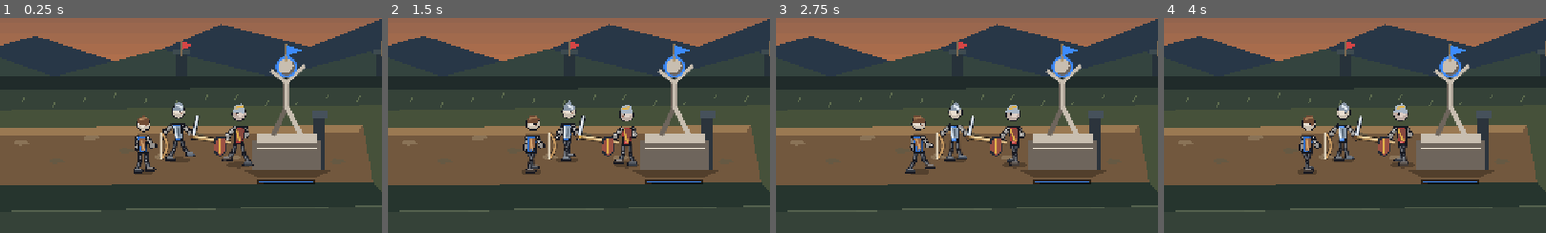
Above: before the commit, frames 1-4 (left to right).
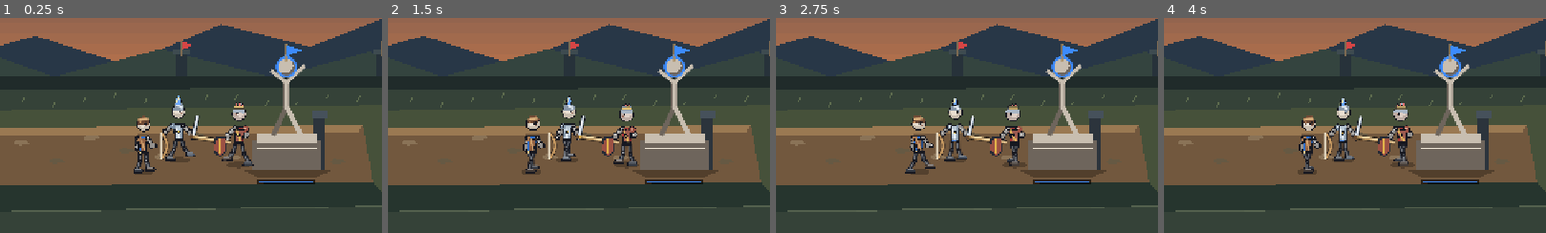
Above: after the commit, the same moments.

Repository: Abolfazlsoltan/Game2
Game: Godot game, scene res://scenes/main.tscn
The game is run twice, just before and just after one commit, with the same random seed, the same clock (stepped at 60 frames per second) and the same inputs.
Inputs (mouse positions are % of the whole screen's width and height, from its top left):
- Up to frame 1 (0.25 s): no input
- Up to frame 2 (1.5 s): tap Enter at 0.5 s; move the mouse to (72, 45) at 0.52 s; hold D 0.53-1.25 s; tap J at 0.6 s; click (72, 45) at 0.67 s; tap Space at 0.77 s; drag from (30, 55) to (45, 70) at 1.27 s
- Up to frame 3 (2.75 s): move the mouse to (60, 28) at 2.02 s; hold D from 2.03 s (still down); tap 2 at 2.1 s
- Up to frame 4 (4 s): release D at 2.75 s; drag from (45, 70) to (20, 35) at 2.77 s; move the mouse to (80, 65) at 3.52 s; hold A from 3.53 s (still down); tap 4 at 3.6 s; tap Space at 3.77 s
The pictures show only the part of the screen within x 44-94%, y 42-92%; the shares and areas given below are measured in that part.

The runs differ from the first frame. In frame 1, 0.5% of the frame differs, in the area x 35-66%, y 36-64%; in frame 2, 0.5%; in frame 3, 0.5%, in the area x 35-65%, y 36-63%; in frame 4, 0.5%.

Commit message:
Upgrade original character silhouettes with role-specific armor and headgear

Diff:
--- a/scripts/game.gd
+++ b/scripts/game.gd
@@ -1802,6 +1802,247 @@
 		"MINER":
 			draw_line(shoulder + Vector2(-4.0 * sc, 2.0 * sc), waist + Vector2(3.0 * sc, -1.0 * sc), Color("#b98a49"), 2.0 * sc, true)
 
+
+func _draw_role_armor(hip: Vector2, neck: Vector2, facing: float, sc: float, team: Color, kind: String, phase: float, moving: bool) -> void:
+	var shoulder := neck + Vector2(0.0, 5.0 * sc)
+	var waist := hip - Vector2(0.0, 1.0 * sc)
+	var mid := neck.lerp(hip, 0.49)
+	var ink := Color("#171820")
+	var accent := team.lightened(0.22)
+	var trim := Color("#e2b34a") if kind == "MINER" else accent
+
+	# Shoulder pieces and layered material highlights make each silhouette readable at battlefield scale.
+	if kind == "SWORD" or kind == "SPEAR":
+		for side_sign in [-1.0, 1.0]:
+			var pad := shoulder + Vector2(side_sign * 6.4 * sc, 1.6 * sc)
+			draw_circle(pad, 4.8 * sc, ink)
+			draw_circle(pad, 3.8 * sc, Color("#78899d") if kind == "SWORD" else Color("#9b5144"))
+			draw_circle(pad + Vector2(-0.8 * sc, -1.0 * sc), 1.5 * sc, Color("#dce6ef") if kind == "SWORD" else Color("#e9b7a0"))
+	elif kind == "ARCHER":
+		var mantle := PackedVector2Array([
+			shoulder + Vector2(-8.0 * sc, -1.0 * sc),
+			shoulder + Vector2(-1.0 * sc, -2.0 * sc),
+			shoulder + Vector2(-3.0 * sc, 5.0 * sc),
+			shoulder + Vector2(-9.0 * sc, 7.0 * sc)
+		])
+		draw_colored_polygon(mantle, ink)
+		draw_colored_polygon(PackedVector2Array([
+			mantle[0] + Vector2(1.0 * sc, 1.0 * sc),
+			mantle[1] + Vector2(-0.5 * sc, 1.0 * sc),
+			mantle[2] + Vector2(-0.5 * sc, -0.5 * sc),
+			mantle[3] + Vector2(1.0 * sc, -1.0 * sc)
+		]), Color("#a87952"))
+	elif kind == "GIANT":
+		for side_sign in [-1.0, 1.0]:
+			var pad := shoulder + Vector2(side_sign * 7.4 * sc, 1.7 * sc)
+			draw_colored_polygon(PackedVector2Array([
+				pad + Vector2(-5.2 * sc, -2.0 * sc),
+				pad + Vector2(2.0 * sc, -4.8 * sc),
+				pad + Vector2(6.0 * sc, 0.0),
+				pad + Vector2(3.5 * sc, 5.0 * sc),
+				pad + Vector2(-4.5 * sc, 4.2 * sc)
+			]), ink)
+			draw_colored_polygon(PackedVector2Array([
+				pad + Vector2(-3.6 * sc, -1.5 * sc),
+				pad + Vector2(1.6 * sc, -3.2 * sc),
+				pad + Vector2(4.4 * sc, 0.2 * sc),
+				pad + Vector2(2.5 * sc, 3.5 * sc),
+				pad + Vector2(-3.1 * sc, 3.0 * sc)
+			]), Color("#887d73"))
+			draw_line(pad + Vector2(-2.0 * sc, -1.0 * sc), pad + Vector2(2.6 * sc, 2.2 * sc), Color("#c9bfb2"), 1.25 * sc, true)
+
+	match kind:
+		"MINER":
+			var strap_a := shoulder + Vector2(-4.5 * facing * sc, 2.0 * sc)
+			var strap_b := waist + Vector2(3.6 * facing * sc, -1.0 * sc)
+			draw_line(strap_a, strap_b, ink, 4.4 * sc, true)
+			draw_line(strap_a, strap_b, Color("#bd8b43"), 2.2 * sc, true)
+			draw_line(waist + Vector2(-6.0 * sc, 0.0), waist + Vector2(6.0 * sc, 0.0), ink, 4.0 * sc, true)
+			draw_line(waist + Vector2(-5.5 * sc, -0.4 * sc), waist + Vector2(5.5 * sc, -0.4 * sc), Color("#d8b05a"), 1.4 * sc, true)
+			draw_rect(Rect2(waist + Vector2(-1.8 * sc, -2.1 * sc), Vector2(3.6 * sc, 3.4 * sc)), Color("#e7cb7a"))
+			var pouch := shoulder + Vector2(-6.7 * facing * sc, 11.0 * sc)
+			draw_rect(Rect2(pouch, Vector2(4.5 * sc, 5.2 * sc)), ink)
+			draw_rect(Rect2(pouch + Vector2(0.6 * sc, 0.6 * sc), Vector2(3.2 * sc, 3.5 * sc)), Color("#85603a"))
+		"SWORD":
+			var plate := PackedVector2Array([
+				mid + Vector2(-4.8 * sc, -7.8 * sc),
+				mid + Vector2(4.8 * sc, -7.8 * sc),
+				waist + Vector2(4.0 * sc, -0.6 * sc),
+				waist + Vector2(-4.0 * sc, -0.6 * sc)
+			])
+			draw_colored_polygon(PackedVector2Array([
+				plate[0] + Vector2(-1.0 * sc, 0.0),
+				plate[1] + Vector2(1.0 * sc, 0.0),
+				plate[2] + Vector2(1.0 * sc, 1.2 * sc),
+				plate[3] + Vector2(-1.0 * sc, 1.2 * sc)
+			]), ink)
+			draw_colored_polygon(plate, Color("#899bad"))
+			draw_colored_polygon(PackedVector2Array([
+				plate[0] + Vector2(1.3 * sc, 1.1 * sc),
+				plate[1] + Vector2(-1.3 * sc, 1.1 * sc),
+				plate[2] + Vector2(-1.0 * sc, -1.1 * sc),
+				plate[3] + Vector2(1.0 * sc, -1.1 * sc)
+			]), Color("#b9c7d4"))
+			draw_line(mid + Vector2(-3.0 * sc, -2.0 * sc), waist + Vector2(0.0, -1.6 * sc), Color("#e5edf5"), 1.15 * sc, true)
+			draw_circle(mid + Vector2(0.0, 2.0 * sc), 2.4 * sc, ink)
+			draw_circle(mid + Vector2(0.0, 2.0 * sc), 1.35 * sc, GOLD)
+		"ARCHER":
+			var vest := PackedVector2Array([
+				shoulder + Vector2(-5.6 * sc, 1.8 * sc),
+				shoulder + Vector2(4.6 * sc, 1.8 * sc),
+				waist + Vector2(4.6 * sc, -0.8 * sc),
+				waist + Vector2(-3.4 * sc, -0.8 * sc)
+			])
+			draw_colored_polygon(vest, ink)
+			draw_colored_polygon(PackedVector2Array([
+				vest[0] + Vector2(1.1 * sc, 1.2 * sc),
+				vest[1] + Vector2(-1.1 * sc, 1.2 * sc),
+				vest[2] + Vector2(-0.9 * sc, -1.0 * sc),
+				vest[3] + Vector2(1.0 * sc, -1.0 * sc)
+			]), Color("#936344"))
+			draw_line(shoulder + Vector2(-2.2 * sc, 3.0 * sc), waist + Vector2(3.0 * sc, -1.0 * sc), Color("#d0a16e"), 1.4 * sc, true)
+			draw_line(waist + Vector2(-5.0 * sc, 0.8 * sc), waist + Vector2(5.0 * sc, 0.8 * sc), ink, 3.5 * sc, true)
+			draw_circle(waist + Vector2(-facing * 3.6 * sc, 1.0 * sc), 1.5 * sc, Color("#e3c187"))
+		"SPEAR":
+			var plate := PackedVector2Array([
+				shoulder + Vector2(-5.5 * sc, 2.0 * sc),
+				shoulder + Vector2(5.5 * sc, 2.0 * sc),
+				waist + Vector2(4.0 * sc, -0.8 * sc),
+				waist + Vector2(-4.0 * sc, -0.8 * sc)
+			])
+			draw_colored_polygon(plate, ink)
+			draw_colored_polygon(PackedVector2Array([
+				plate[0] + Vector2(1.0 * sc, 1.0 * sc),
+				plate[1] + Vector2(-1.0 * sc, 1.0 * sc),
+				plate[2] + Vector2(-0.7 * sc, -1.1 * sc),
+				plate[3] + Vector2(0.7 * sc, -1.1 * sc)
+			]), Color("#9c5b50"))
+			draw_line(shoulder + Vector2(-4.3 * sc, 3.0 * sc), waist + Vector2(2.0 * sc, -1.5 * sc), Color("#e0b45a"), 1.5 * sc, true)
+			draw_circle(mid + Vector2(facing * 1.7 * sc, 2.0 * sc), 2.4 * sc, ink)
+			draw_circle(mid + Vector2(facing * 1.7 * sc, 2.0 * sc), 1.25 * sc, Color("#ebc46e"))
+			draw_line(waist + Vector2(-5.4 * sc, 0.5 * sc), waist + Vector2(5.4 * sc, 0.5 * sc), ink, 4.0 * sc, true)
+		"MAGE":
+			draw_line(shoulder + Vector2(-5.6 * sc, 2.0 * sc), waist + Vector2(-6.0 * sc, 10.0 * sc), ink, 3.2 * sc, true)
+			draw_line(shoulder + Vector2(-5.6 * sc, 2.0 * sc), waist + Vector2(-6.0 * sc, 10.0 * sc), Color("#c0a1e8"), 1.4 * sc, true)
+			draw_line(shoulder + Vector2(5.0 * sc, 2.0 * sc), waist + Vector2(6.0 * sc, 10.0 * sc), ink, 3.2 * sc, true)
+			draw_line(shoulder + Vector2(5.0 * sc, 2.0 * sc), waist + Vector2(6.0 * sc, 10.0 * sc), Color("#c0a1e8"), 1.4 * sc, true)
+			var rune := mid + Vector2(facing * 0.2 * sc, 1.0 * sc)
+			draw_circle(rune, 4.0 * sc, Color("#9ec2ff", 0.16 + 0.06 * sin(tick * 5.0)))
+			draw_arc(rune, 3.2 * sc, 0.0, TAU, 18, Color("#b4cfff"), 1.2 * sc, true)
+			draw_line(rune + Vector2(-1.7 * sc, 0.0), rune + Vector2(1.7 * sc, 0.0), Color("#e3edff"), 1.1 * sc, true)
+			draw_line(rune + Vector2(0.0, -1.7 * sc), rune + Vector2(0.0, 1.7 * sc), Color("#e3edff"), 1.1 * sc, true)
+		"GIANT":
+			var chest := PackedVector2Array([
+				shoulder + Vector2(-8.0 * sc, 2.0 * sc),
+				shoulder + Vector2(8.0 * sc, 2.0 * sc),
+				waist + Vector2(7.0 * sc, -0.5 * sc),
+				waist + Vector2(-7.0 * sc, -0.5 * sc)
+			])
+			draw_colored_polygon(chest, ink)
+			draw_colored_polygon(PackedVector2Array([
+				chest[0] + Vector2(1.2 * sc, 1.0 * sc),
+				chest[1] + Vector2(-1.2 * sc, 1.0 * sc),
+				chest[2] + Vector2(-1.3 * sc, -1.2 * sc),
+				chest[3] + Vector2(1.3 * sc, -1.2 * sc)
+			]), Color("#756b62"))
+			draw_line(shoulder + Vector2(-5.0 * sc, 4.0 * sc), waist + Vector2(5.0 * sc, -2.0 * sc), Color("#bdb1a6"), 2.0 * sc, true)
+			draw_line(waist + Vector2(-8.0 * sc, 1.0 * sc), waist + Vector2(8.0 * sc, 1.0 * sc), ink, 5.0 * sc, true)
+			draw_line(waist + Vector2(-7.0 * sc, 0.4 * sc), waist + Vector2(7.0 * sc, 0.4 * sc), Color("#bd9b5e"), 1.8 * sc, true)
+
+func _draw_headgear_accents(head: Vector2, facing: float, sc: float, kind: String, team: Color) -> void:
+	var ink := Color("#171820")
+	var trim := team.lightened(0.24)
+	match kind:
+		"MINER":
+			draw_line(head + Vector2(-5.2 * sc, -7.5 * sc), head + Vector2(5.0 * sc, -7.5 * sc), Color("#d9b15e"), 1.45 * sc, true)
+			var lamp := head + Vector2(facing * 2.4 * sc, -8.3 * sc)
+			draw_circle(lamp, 3.4 * sc, ink)
+			draw_circle(lamp, 2.35 * sc, Color("#f2ca65"))
+			draw_circle(lamp + Vector2(-0.6 * sc, -0.7 * sc), 0.85 * sc, Color("#fff5cd"))
+		"SWORD":
+			var base := head + Vector2(-1.0 * facing * sc, -10.0 * sc)
+			var plume := PackedVector2Array([
+				base + Vector2(-3.4 * facing * sc, 1.0 * sc),
+				base + Vector2(-2.8 * facing * sc, -5.5 * sc),
+				base + Vector2(1.2 * facing * sc, -12.0 * sc),
+				base + Vector2(5.1 * facing * sc, -5.0 * sc),
+				base + Vector2(3.5 * facing * sc, 1.0 * sc)
+			])
+			draw_colored_polygon(plume, ink)
+			draw_colored_polygon(PackedVector2Array([
+				plume[0] + Vector2(1.0 * facing * sc, -0.5 * sc),
+				plume[1] + Vector2(1.0 * facing * sc, -0.6 * sc),
+				plume[2] + Vector2(-0.6 * facing * sc, 0.8 * sc),
+				plume[3] + Vector2(-1.0 * facing * sc, 0.5 * sc),
+				plume[4] + Vector2(-0.7 * facing * sc, -0.4 * sc)
+			]), trim)
+			draw_line(base + Vector2(-1.5 * facing * sc, -3.0 * sc), base + Vector2(1.1 * facing * sc, -8.7 * sc), Color("#f3e4b3"), 1.0 * sc, true)
+		"ARCHER":
+			draw_line(head + Vector2(-6.0 * sc, -6.0 * sc), head + Vector2(5.5 * sc, -7.5 * sc), Color("#d7ad79"), 1.8 * sc, true)
+			draw_circle(head + Vector2(-5.0 * facing * sc, -2.0 * sc), 2.1 * sc, Color("#5e3e30"))
+			draw_circle(head + Vector2(-5.0 * facing * sc, -2.0 * sc), 1.15 * sc, Color("#c18a5b"))
+			draw_line(head + Vector2(facing * 1.0 * sc, -0.6 * sc), head + Vector2(facing * 4.5 * sc, -1.7 * sc), ink, 1.2 * sc, true)
+		"SPEAR":
+			draw_line(head + Vector2(-6.2 * sc, -7.5 * sc), head + Vector2(6.2 * sc, -7.5 * sc), ink, 2.4 * sc, true)
+			draw_line(head + Vector2(-5.5 * sc, -7.7 * sc), head + Vector2(5.5 * sc, -7.7 * sc), Color("#e3c276"), 1.2 * sc, true)
+			for crest_i in 3:
+				var crest_x := float(crest_i - 1) * 3.6 * sc
+				var feather := PackedVector2Array([
+					head + Vector2(crest_x - 1.8 * sc, -10.0 * sc),
+					head + Vector2(crest_x, -17.0 * sc + absf(float(crest_i - 1)) * 2.5 * sc),
+					head + Vector2(crest_x + 1.8 * sc, -10.0 * sc)
+				])
+				draw_colored_polygon(feather, ink)
+				draw_colored_polygon(PackedVector2Array([
+					feather[0] + Vector2(0.6 * sc, 0.4 * sc),
+					feather[1] + Vector2(0.0, 1.8 * sc),
+					feather[2] + Vector2(-0.6 * sc, 0.4 * sc)
+				]), trim)
+		"MAGE":
+			draw_line(head + Vector2(-8.0 * sc, -7.2 * sc), head + Vector2(8.0 * sc, -7.2 * sc), ink, 3.0 * sc, true)
+			draw_line(head + Vector2(-7.0 * sc, -7.8 * sc), head + Vector2(7.0 * sc, -7.8 * sc), Color("#bd9be8"), 1.65 * sc, true)
+			var gem := head + Vector2(0.0, -8.1 * sc)
+			draw_colored_polygon(PackedVector2Array([
+				gem + Vector2(0.0, -2.0 * sc),
+				gem + Vector2(1.7 * sc, 0.0),
+				gem + Vector2(0.0, 2.0 * sc),
+				gem + Vector2(-1.7 * sc, 0.0)
+			]), Color("#b8d6ff"))
+			var beard := PackedVector2Array([
+				head + Vector2(-5.0 * sc, 4.0 * sc),
+				head + Vector2(4.8 * sc, 4.0 * sc),
+				head + Vector2(3.3 * sc, 9.0 * sc),
+				head + Vector2(0.0, 13.0 * sc),
+				head + Vector2(-3.8 * sc, 8.7 * sc)
+			])
+			draw_colored_polygon(beard, ink)
+			draw_colored_polygon(PackedVector2Array([
+				beard[0] + Vector2(1.1 * sc, 0.0),
+				beard[1] + Vector2(-1.2 * sc, 0.0),
+				beard[2] + Vector2(-0.7 * sc, -0.8 * sc),
+				beard[3] + Vector2(0.0, -1.1 * sc),
+				beard[4] + Vector2(0.6 * sc, -0.5 * sc)
+			]), Color("#b0b8c8"))
+		"GIANT":
+			var brow := PackedVector2Array([
+				head + Vector2(-8.0 * sc, -4.0 * sc),
+				head + Vector2(-4.5 * sc, -10.0 * sc),
+				head + Vector2(4.6 * sc, -10.0 * sc),
+				head + Vector2(8.0 * sc, -3.5 * sc),
+				head + Vector2(5.0 * sc, -1.0 * sc),
+				head + Vector2(-5.0 * sc, -1.0 * sc)
+			])
+			draw_colored_polygon(brow, ink)
+			draw_colored_polygon(PackedVector2Array([
+				brow[0] + Vector2(1.3 * sc, 0.8 * sc),
+				brow[1] + Vector2(1.2 * sc, 0.8 * sc),
+				brow[2] + Vector2(-1.2 * sc, 0.8 * sc),
+				brow[3] + Vector2(-1.3 * sc, 0.8 * sc),
+				brow[4] + Vector2(-0.8 * sc, 0.5 * sc),
+				brow[5] + Vector2(0.8 * sc, 0.5 * sc)
+			]), Color("#958a7f"))
+			draw_line(head + Vector2(-4.0 * sc, 2.8 * sc), head + Vector2(3.5 * sc, 3.8 * sc), Color("#4c3f38"), 1.4 * sc, true)
+
 func _draw_stick(u: Dictionary) -> void:
 	var kind := str(u["kind"])
 	var base_scale := float(STATS[kind]["scale"])
@@ -1941,6 +2182,7 @@
 	_draw_bone(elbow_b, hand_b, (4.4 if kind == "GIANT" else 3.0) * sc, arm_base)
 	_draw_joint(elbow_b, 3.0 * sc, arm_base)
 	_draw_torso(body_hip, body_neck, facing, sc, team, kind)
+	_draw_role_armor(body_hip, body_neck, facing, sc, team, kind, phase, moving)
 	_draw_bone(shoulder_f, elbow_f, (5.3 if kind == "GIANT" else 3.8) * sc, arm_base)
 	_draw_bone(elbow_f, hand_f, (4.6 if kind == "GIANT" else 3.1) * sc, arm_base.lightened(0.06))
 	_draw_joint(elbow_f, 3.2 * sc, arm_base)
@@ -1969,6 +2211,8 @@
 	elif kind == "GIANT":
 		draw_colored_polygon(PackedVector2Array([head + Vector2(-11, -4) * sc, head + Vector2(-9, -12) * sc, head + Vector2(2, -15) * sc, head + Vector2(11, -8) * sc, head + Vector2(10, -2) * sc]), Color("#776b63"))
 		draw_line(head + Vector2(-7, -7) * sc, head + Vector2(6, -8) * sc, Color("#bdb1a6"), 2.0 * sc, true)
+
+	_draw_headgear_accents(head, facing, sc, kind, team)
 
 	# Props remain in a neutral carry pose; rig, locomotion, jump and impact reactions animate.
 	_draw_weapon(kind, hand_f, facing, sc, action, progress, float(u.get("block", 0.0)))
